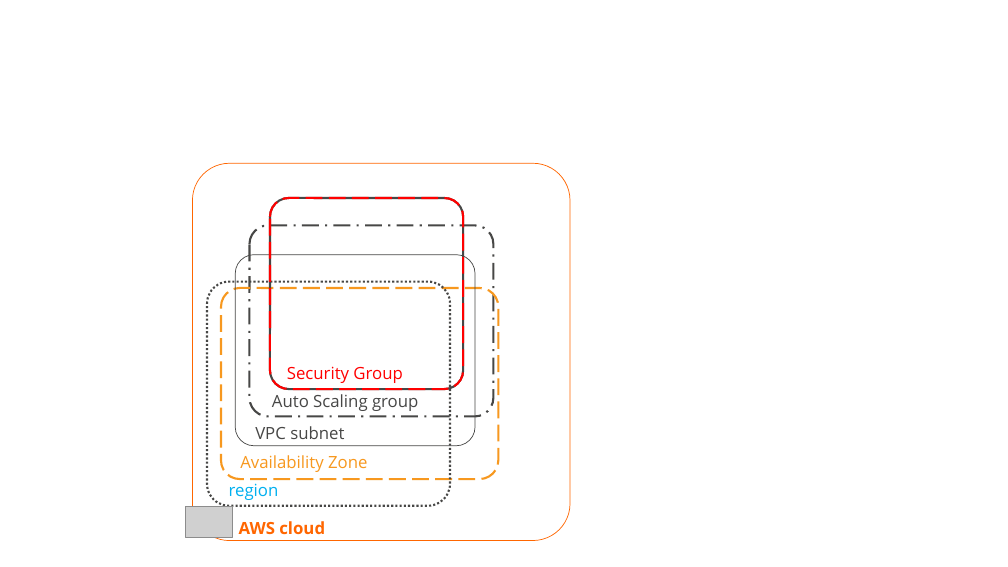
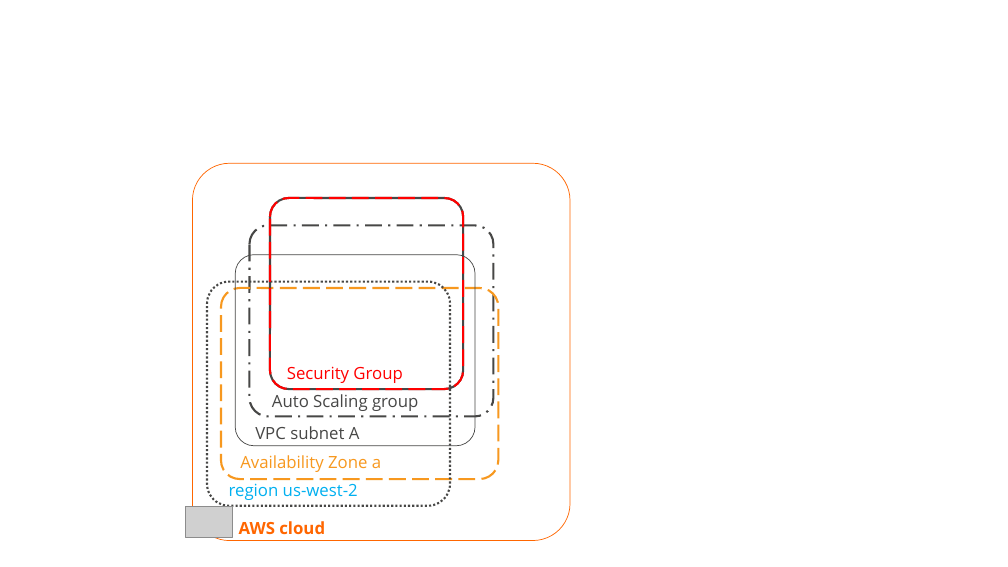
Before and after one commit to rkuma183/wilsonmar.github.io, a slide deck: slide 38 of fig/AWS_Simple_Icons_PPT_v16.2.22.pptx. Drawn at 1008x567 pixels with LibreOffice and Linux fonts; fonts in the diff are those of the drawing; grey boxes stand for pictures; background and template pictures are left out. Boxes give left, top, right and bottom in pixels: in the first picture for what was removed or moved away, otherwise in the second. Text is boxed around its words. In the diff, an @@ line names an element or a change of style, - is before the commit and + after.

```diff
--- a/fig/AWS_Simple_Icons_PPT_v16.2.22.pptx
+++ b/fig/AWS_Simple_Icons_PPT_v16.2.22.pptx
@@ text at <box>255,426,360,439</box>: text changed @@
-VPC subnet
+VPC subnet A
@@ text at <box>240,455,381,472</box>: text changed @@
-Availability Zone
+Availability Zone a
@@ text at <box>229,483,358,500</box>: text changed @@
-region
+region us-west-2
```
Also in this commit, not shown: 12 other files.
